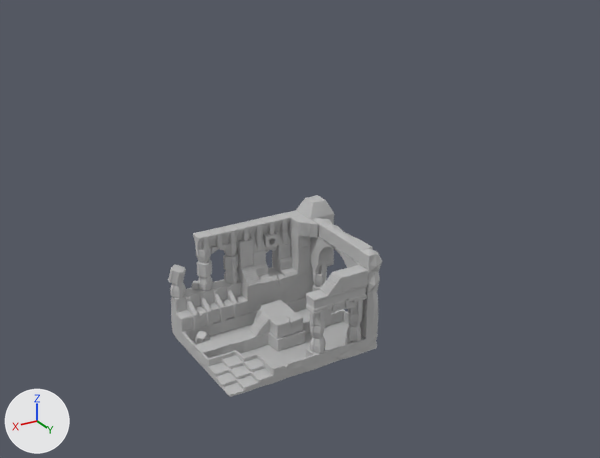
One commit to the FBX model Assets/Game Assets/IMPORTS/Levels/Level01/level01_deco.fbx: the scene before it, then after it.
Before and after are seen from a camera (50 mm lens) standing at (21.1, 43.4, 28.2) and looking at (-4.7, 0.4, 6.7). Arrows for +X, +Y and +Z are at lower left; the lights stay in place. Where no turn or scale is listed for an object, it has been applied to the vertices. Vertices at the same position are counted once.

Objects in the first picture: 'floor1'.
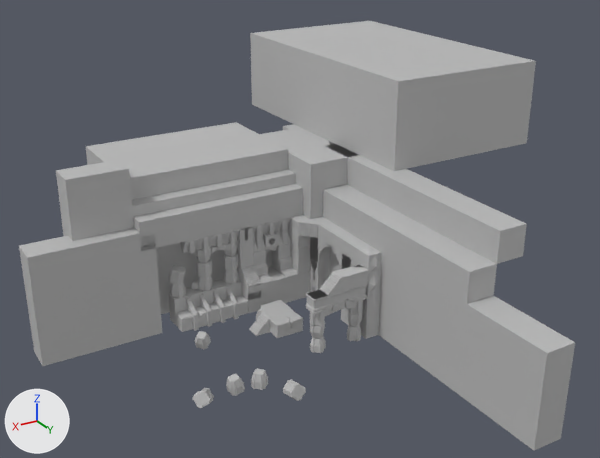
What differs and where, as boxes (x1, y1, x2, y2) in the pictures (600 x 458 px; the box of a moved part takes in the faces that stretch with it):
'floor1', reshaped (159% wider, 112% taller)
    before: (168, 195, 382, 397)
    after: (19, 21, 575, 451)
part 1 of me_mesh, added
    after: (133, 184, 303, 251)
part 2 of me_mesh, added
    after: (19, 228, 162, 366)
part 3 of me_mesh, added
    after: (132, 170, 296, 217)
part 4 of me_mesh, added
    after: (378, 253, 575, 451)
part 5 of me_mesh, added
    after: (56, 160, 134, 241)
part 6 of me_mesh, added
    after: (86, 122, 288, 200)
part 7 of me_mesh, added
    after: (250, 21, 536, 171)
part 8 of me_mesh, added
    after: (169, 279, 242, 325)
part 9 of me_mesh, moved or reshaped (not visible before)
    after: (251, 369, 268, 390)
part 10 of me_mesh, added
    after: (283, 380, 306, 401)
part 11 of me_mesh, added
    after: (193, 388, 214, 408)
part 12 of me_mesh, moved or reshaped (not visible before)
    after: (226, 374, 245, 396)
part 13 of me_mesh, added
    after: (283, 124, 527, 304)
part 14 of me_mesh, cut back
    before: (171, 195, 378, 397)
    after: (156, 127, 382, 339)

The change, as a list of edits to the scene's bpy script:
```text
Change me_mesh:
    used by ob_floor1; location = (0.0, 0.0, 0.0)
    remove me_mesh.from_pydata(...)  # 5281 vertices, 10027 faces; spans x -9.02..3.1, y -4.15..5.24, z -1.24..7.0
    add me_mesh.from_pydata(...)  # 5067 vertices, 9410 faces; spans x -23.0..12.0, y -18.0..19.0, z -0.98..16.0
    me_mesh part 1: a new loose piece, a box spanning x -7.0..5.0, y -5.0..-3.0, z 6.0..8.0, in mat_phong1 (grey #bcbcbc)
    me_mesh part 2: a new loose piece, a box spanning x 4.0..12.0, y -5.0..-3.0, z -0.25..7.25, in mat_phong1 (grey #bcbcbc)
    me_mesh part 3: a new loose piece, a box spanning x -7.0..5.0, y -6.0..-4.0, z 7.25..8.75, in mat_phong1 (grey #bcbcbc)
    me_mesh part 4: a new loose piece, a box spanning x -10.0..-8.0, y 3.0..19.0, z 0.0..6.0, in mat_phong1 (grey #bcbcbc)
    me_mesh part 5: a new loose piece, a box spanning x 5.0..9.0, y -6.0..-4.0, z 4.75..11.25, in mat_phong1 (grey #bcbcbc)
    me_mesh part 6: a new loose piece, a box spanning x -7.0..5.0, y -13.0..-5.0, z 8.75..10.25, in mat_phong1 (grey #bcbcbc)
    me_mesh part 7: a new loose piece, a box spanning x -23.0..-11.0, y -18.0..2.0, z 10.0..16.0, in mat_phong1 (grey #bcbcbc)
    me_mesh part 8: a new loose piece, a box spanning x -3.0..3.0, y -4.0..-3.0, z 0.0..2.0, in mat_phong1 (grey #bcbcbc)
    me_mesh part 9: the loose piece of 104 vertices spanning x -8.0..-7.0, y 3.0..4.0, z -1.0..-0.01 is moved by (9.05, 2.66, 0.99)
    me_mesh part 10: the loose piece of 80 vertices spanning x -8.0..-7.0, y 3.0..4.0, z 0.0..1.0 is copied, and the copy is turned -75.4 degrees about the x axis through its middle, then moved by (7.78, 4.56, -0.17); it spans x -0.22..0.78, y 7.46..8.66, z -0.27..0.93
    me_mesh part 11: the loose piece of 80 vertices spanning x 1.92..3.08, y -4.08..-2.92, z 2.9..4.1 is copied, and the copy is multiplied about its middle by the matrix ((0.609, 0.503, 0.613), (-0.79, 0.311, 0.529), (0.076, -0.806, 0.587)), then moved by (2.62, 9.47, -3.23); it spans x 4.44..5.8, y 5.27..6.66, z -0.39..0.93
    me_mesh part 12: the loose piece of 104 vertices spanning x -8.0..-7.0, y -2.0..-1.0, z -1.0..-0.01 is multiplied about its middle by the matrix ((0.731, 0.655, 0.19), (-0.675, 0.735, 0.065), (-0.096, -0.176, 0.98)), then moved by (10.58, 7.47, 1.03)
    me_mesh part 13: a new loose piece of 15 vertices spanning x -12.0..-8.0, y -11.0..13.0, z 6.0..10.0, in mat_phong1 (grey #bcbcbc)
    me_mesh part 14: 1 vertex moved from x -1.08, y -4.02, z 2.0 to x -2.0, y -2.0, z 2.0; 543 vertices removed from x -9.02..3.1, y -4.15..5.06, z -1.24..7.0; 168 vertices added at x -11.0..4.0, y -10.0..5.0, z 0.0..10.0
```
